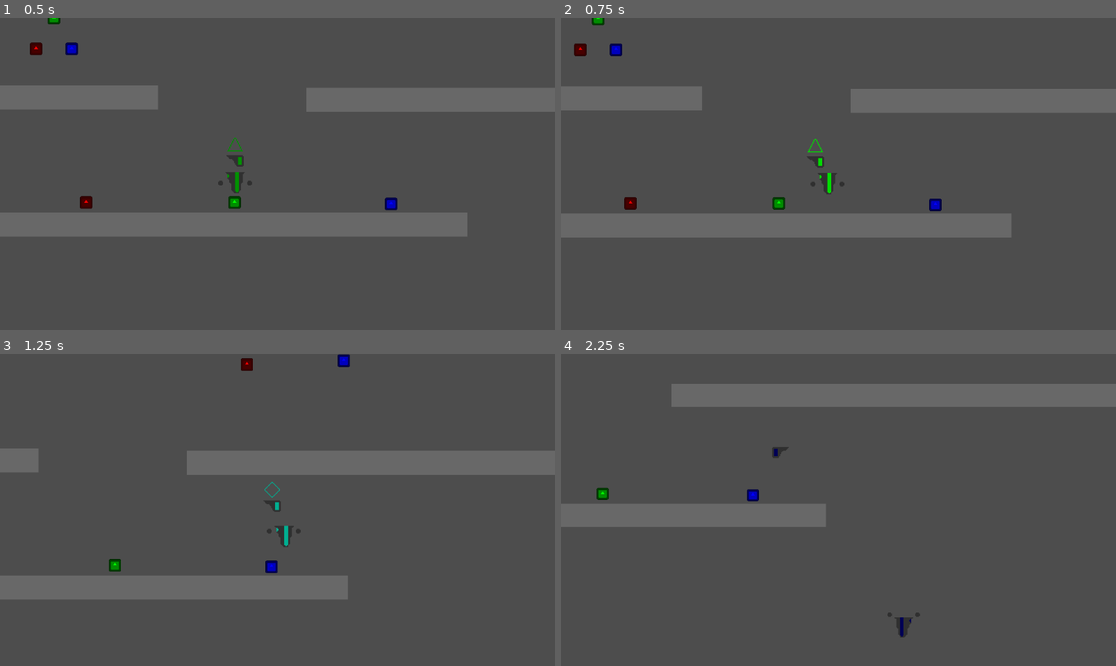
Above: before the commit, frames 1-4 (two rows, left to right).
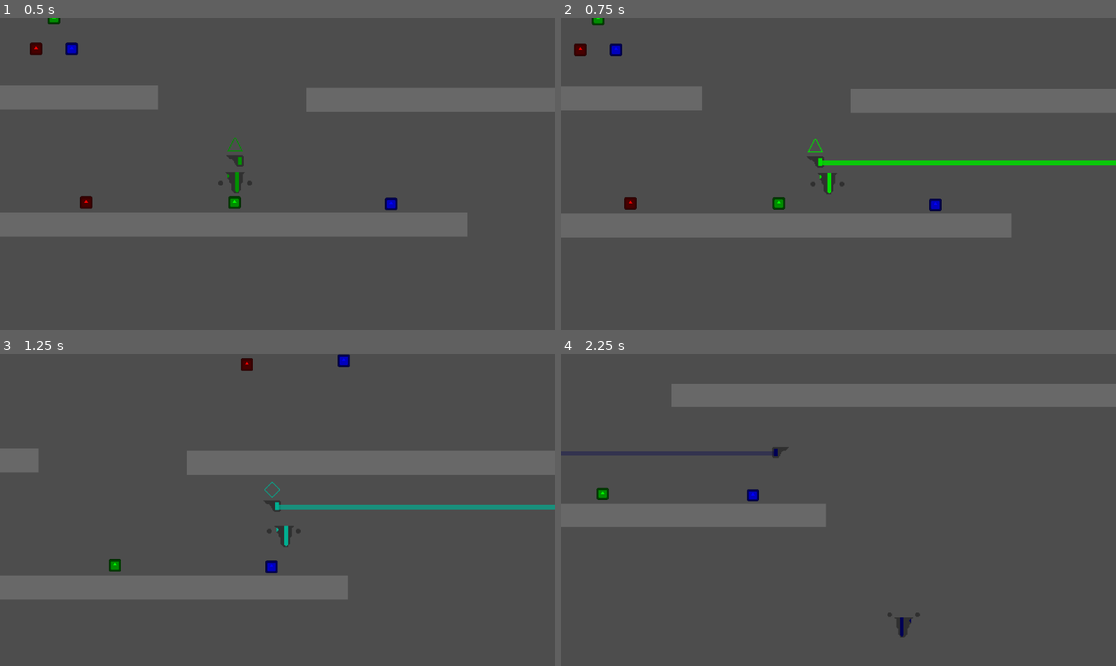
Above: after the commit, the same moments.

Repository: JD-909/RGBot
Game: Godot game, scene res://levels/test_grounds.tscn
The game is run twice, just before and just after one commit, with the same random seed, the same clock (stepped at 60 frames per second) and the same inputs. The engine's default icon, where the game draws it, is replaced by a stand-in: a white triangle on a blue panel in a dark square.
Inputs:
- Up to frame 1 (0.5 s): no input
- Up to frame 2 (0.75 s): hold D (right_key) from 0.53 s (still down); tap Q (laser_key, bound only after the commit) at 0.6 s
- Up to frame 3 (1.25 s): keep holding D (right_key); tap Space (jump_key) at 0.77 s
- Up to frame 4 (2.25 s): tap X (special_key) at 1.35 s; tap Space (jump_key) at 1.52 s; tap Q (laser_key, bound only after the commit) at 1.55, 2.1 s; release D (right_key) at 2.03 s; hold A (left_key) from 2.03 s (still down)

Frame 1 is identical in both runs. In frame 2, 0.8% of the frame differs, in the area x 47-100%, y 45-48%; in frame 3, 0.8%; in frame 4, 0.5%.

Commit message:
añado el laser

Diff:
--- a/character_files/character_1.gd
+++ b/character_files/character_1.gd
@@ -19,10 +19,14 @@
 @onready var HeadSpriteBox = $"../HeadSpriteBox"
 @onready var LeftHand = $"../HandSprites/HandSprite1"
 @onready var RightHand = $"../HandSprites/HandSprite2"
+@onready var LaserLight = $"../HeadSpriteBox/HeadSprite/RayCast2D/LaserLine"
+@onready var Laser = $"../HeadSpriteBox/HeadSprite/RayCast2D"
+
 
 func _ready() -> void:
 	$"../MultiTargetCam".add_target($".")
 	$"../MultiTargetCam".add_target($"../HeadSpriteBox/HeadSprite/LaserPoint")
+	toggle_laser()
 
 func _physics_process(delta: float) -> void:
 
@@ -89,7 +93,9 @@
 		# Si no, busca volver a 0. a quedarse quieto. Smooth
 		velocity.x = velocity.move_toward(Vector2.ZERO, break_speed).x
 
-
+	# Laser controls handler
+	if Input.is_action_just_pressed("laser_key"):
+		toggle_laser()
 
 	# Salto handler
 	if is_on_floor() and Input.is_action_just_pressed("jump_key"):
@@ -111,9 +117,14 @@
 	BodyLightSprite.add_color(color)
 	HeadLightSprite.add_color(color)
 	SignSprite.add_color(color)
+	LaserLight.add_color(color)
 
 
 func subtract_color(color : Color) -> void:
 	BodyLightSprite.subtract_color(color)
 	HeadLightSprite.subtract_color(color)
 	SignSprite.subtract_color(color)
+	LaserLight.subtract_color(color)
+
+func toggle_laser() -> void:
+	Laser.toggle()
--- a/character_files/character_1.tscn
+++ b/character_files/character_1.tscn
@@ -11,7 +11,7 @@
 
 [node name="Character1" type="CharacterBody2D"]
 scale = Vector2(2, 2)
-collision_layer = 3
+collision_layer = 2
 script = ExtResource("1_l82gq")
 
 [node name="CollisionShape2D" type="CollisionShape2D" parent="."]
--- a/character_files/head_sprite.tscn
+++ b/character_files/head_sprite.tscn
@@ -1,10 +1,15 @@
-[gd_scene load_steps=6 format=3 uid="uid://bwbj22k6obmd3"]
+[gd_scene load_steps=9 format=3 uid="uid://bwbj22k6obmd3"]
 
 [ext_resource type="Texture2D" uid="uid://cdwsis50v740f" path="res://sprites/pixil-frame-0(1).png" id="1_4hxj2"]
 [ext_resource type="Texture2D" uid="uid://sblh1wlk1tq7" path="res://sprites/pixil-frame-0(4).png" id="2_s2bby"]
 [ext_resource type="Script" uid="uid://nyb750pskksx" path="res://character_files/sign_sprite.gd" id="3_qepwk"]
 [ext_resource type="Texture2D" uid="uid://knpokuyes2mo" path="res://sprites/pixil-frame-0(3).png" id="4_wfblg"]
 [ext_resource type="Script" uid="uid://bos2gtdta6g41" path="res://character_files/light_sprite.gd" id="5_2g8qg"]
+[ext_resource type="Script" uid="uid://cqbdo8bpgv80g" path="res://character_files/ray_cast_2d.gd" id="6_s2bby"]
+[ext_resource type="Script" uid="uid://0bc5qrjvg4ci" path="res://character_files/laser_line.gd" id="7_qepwk"]
+
+[sub_resource type="SegmentShape2D" id="SegmentShape2D_qepwk"]
+b = Vector2(72, 0)
 
 [node name="HeadSprite" type="Sprite2D"]
 texture = ExtResource("1_4hxj2")
@@ -28,3 +33,24 @@
 
 [node name="LaserPoint" type="Node2D" parent="."]
 position = Vector2(96, 0)
+
+[node name="RayCast2D" type="RayCast2D" parent="."]
+position = Vector2(8, 0)
+target_position = Vector2(1440, 0)
+script = ExtResource("6_s2bby")
+
+[node name="LaserLine" type="Line2D" parent="RayCast2D"]
+modulate = Color(0, 0, 0, 0)
+position = Vector2(-16, 0)
+points = PackedVector2Array(16, 0, 136, 0)
+width = 5.0
+begin_cap_mode = 2
+end_cap_mode = 2
+script = ExtResource("7_qepwk")
+
+[node name="Area2D" type="Area2D" parent="RayCast2D/LaserLine"]
+position = Vector2(16, 0)
+
+[node name="CollisionShape2D" type="CollisionShape2D" parent="RayCast2D/LaserLine/Area2D"]
+shape = SubResource("SegmentShape2D_qepwk")
+debug_color = Color(0, 0, 0, 1)
--- /dev/null
+++ b/character_files/laser_line.gd
@@ -0,0 +1,55 @@
+extends Line2D
+
+@onready var light_sprite = $"."
+
+@export var degrade_speed : int = 5
+
+var colors_on_me : Array[Color] = []
+var to_color : Color = Color8(0,0,0,255)
+var reached_color : bool
+
+func _physics_process(_delta: float) -> void:
+
+	if light_sprite.modulate != to_color:
+
+		# R handler
+		if light_sprite.modulate.r8 < to_color.r8:
+			light_sprite.modulate.r8 += degrade_speed
+		elif light_sprite.modulate.r8 > to_color.r8:
+			light_sprite.modulate.r8 -= degrade_speed
+
+		# G handler
+		if light_sprite.modulate.g8 < to_color.g8:
+			light_sprite.modulate.g8 += degrade_speed
+		elif light_sprite.modulate.g8 > to_color.g8:
+			light_sprite.modulate.g8 -= degrade_speed
+
+		# B handler
+		if light_sprite.modulate.b8 < to_color.b8:
+			light_sprite.modulate.b8 += degrade_speed
+		elif light_sprite.modulate.b8 > to_color.b8:
+			light_sprite.modulate.b8 -= degrade_speed
+
+		# A handler
+		light_sprite.modulate.a8 = max(light_sprite.modulate.r8, light_sprite.modulate.g8, light_sprite.modulate.b8)
+	else:
+		reached_color = true
+
+
+
+func add_color(color : Color) -> void:
+
+	colors_on_me.append(color)
+	to_color += color
+	reached_color = false
+
+func subtract_color(color : Color) -> void:
+	colors_on_me.erase(color)
+
+	var new_color = Color8(0,0,0,255)
+
+	for color_i in colors_on_me:
+		new_color += color_i
+
+	to_color = new_color
+	reached_color = false
--- a/character_files/light_sprite.gd
+++ b/character_files/light_sprite.gd
@@ -35,12 +35,7 @@
 
 
 func add_color(color : Color) -> void:
-	#var new_color = Color8(0,0,0,255)
-	#
-	#for color_i in colors_on_me:
-		#new_color += color_i
-	#
-	#to_color = new_color
+
 	colors_on_me.append(color)
 	to_color += color
 	reached_color = false
--- /dev/null
+++ b/character_files/ray_cast_2d.gd
@@ -0,0 +1,18 @@
+extends RayCast2D
+
+var laser_speed = 1000
+var laser_on : bool = true
+
+func _physics_process(_delta: float) -> void:
+	if laser_on:
+		if is_colliding():
+			$LaserLine.points[1].x = global_position.distance_to(get_collision_point())/2 +16
+		else:
+			$LaserLine.points[1].x = target_position.x
+
+		$LaserLine/Area2D/CollisionShape2D.shape.b.x = $LaserLine.points[1].x -16
+
+func toggle() -> void:
+	laser_on = !laser_on
+	$LaserLine.visible = !$LaserLine.visible
+	$LaserLine/Area2D/CollisionShape2D.disabled = !$LaserLine/Area2D/CollisionShape2D.disabled
--- a/levels/test_grounds.tscn
+++ b/levels/test_grounds.tscn
@@ -68,6 +68,27 @@
 [node name="CollisionShape2D" type="CollisionShape2D" parent="StaticBody2D3"]
 shape = SubResource("RectangleShape2D_jilme")
 
+[node name="StaticBody2D4" type="StaticBody2D" parent="."]
+position = Vector2(-540, 312)
+rotation = 1.5707964
+
+[node name="ColorRect" type="ColorRect" parent="StaticBody2D4"]
+anchors_preset = 8
+anchor_left = 0.5
+anchor_top = 0.5
+anchor_right = 0.5
+anchor_bottom = 0.5
+offset_left = -500.0
+offset_top = -25.0
+offset_right = 500.0
+offset_bottom = 25.0
+grow_horizontal = 2
+grow_vertical = 2
+color = Color(0.40832946, 0.40832946, 0.40832946, 1)
+
+[node name="CollisionShape2D" type="CollisionShape2D" parent="StaticBody2D4"]
+shape = SubResource("RectangleShape2D_jilme")
+
 [node name="LampArea" parent="." instance=ExtResource("2_vm3uh")]
 position = Vector2(285, 530)
 color_light = Color(1, 0, 0, 1)
--- a/project.godot
+++ b/project.godot
@@ -61,6 +61,11 @@
 "events": [Object(InputEventKey,"resource_local_to_scene":false,"resource_name":"","device":-1,"window_id":0,"alt_press …(192 unchanged characters)…
 ]
 }
+laser_key={
+"deadzone": 0.2,
+"events": [Object(InputEventKey,"resource_local_to_scene":false,"resource_name":"","device":-1,"window_id":0,"alt_pressed":false,"shift_pressed":false,"ctrl_pressed":false,"meta_pressed":false,"pressed":false,"keycode":0,"physical_keycode":81,"key_label":0,"unicode":113,"location":0,"echo":false,"script":null)
+]
+}
 
 [rendering]
 
Not shown, added: character_files/laser_line.gd.uid
Not shown, added: character_files/ray_cast_2d.gd.uid
Binary file added: sprites/pixil-frame-0(6).png
Not shown, added: sprites/pixil-frame-0(6).png.import
